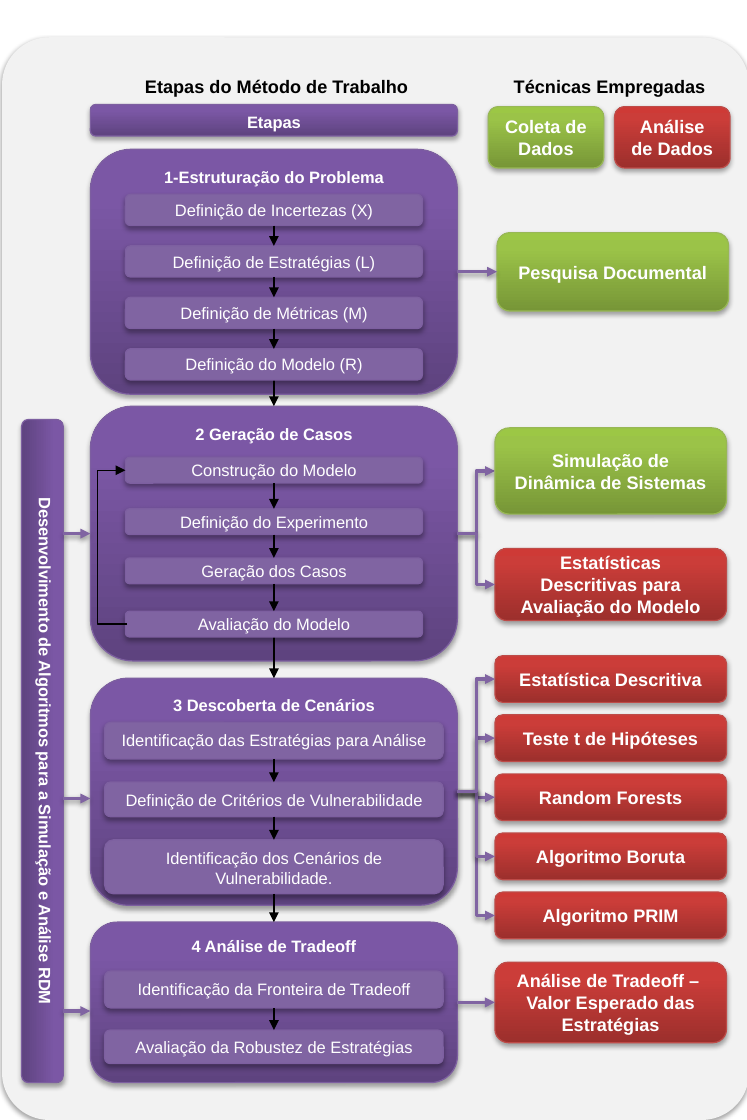
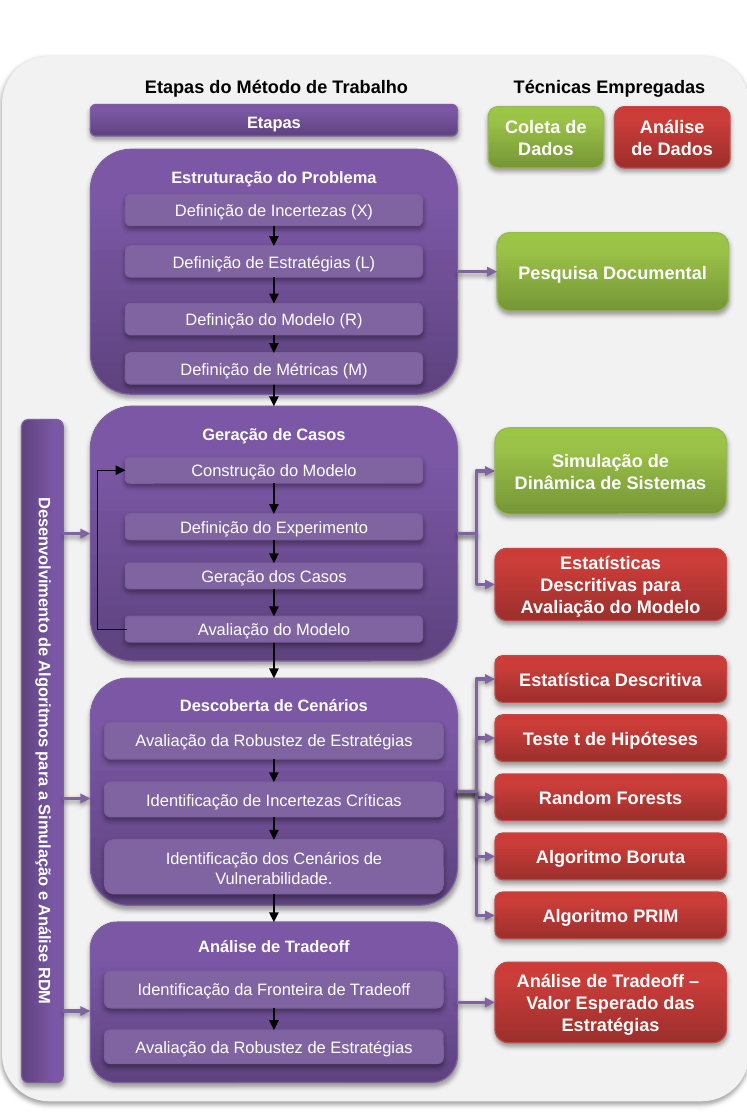
Before and after one commit to pedroliman/ms-rdm-dissertation, a slide deck: slide 9 of dissertacao-docs/apresentacoes/Dissertação - RDM - EMA - Imagens-Retrato.pptx. Drawn at 747x1120 pixels with LibreOffice and Linux fonts; fonts in the diff are those of the drawing. Boxes give left, top, right and bottom in pixels: in the first picture for what was removed or moved away, otherwise in the second. Text is boxed around its words. In the diff, an @@ line names an element or a change of style, - is before the commit and + after.

```diff
--- a/dissertacao-docs/apresentacoes/Dissertação - RDM - EMA - Imagens-Retrato.pptx
+++ b/dissertacao-docs/apresentacoes/Dissertação - RDM - EMA - Imagens-Retrato.pptx
@@ rounded rectangle: place and size @@
-rounded rectangle at (2, 37, 747, 1119)
+rounded rectangle at (2, 56, 747, 1102)
@@ text in rounded rectangle at (171, 171, 377, 187): text changed @@
-1-Estruturação do Problema
+Estruturação do Problema
@@ arrow moved from (274, 277) - (274, 298) to (274, 277) - (274, 304) @@
@@ rounded rectangle "Definição do Modelo (R)": place and size @@
-rounded rectangle "Definição do Modelo (R)" at (126, 349, 423, 379)
+rounded rectangle "Definição do Modelo (R)" at (126, 304, 423, 334)
@@ rounded rectangle "Definição de Métricas (M)": place and size @@
-rounded rectangle "Definição de Métricas (M)" at (126, 298, 423, 328)
+rounded rectangle "Definição de Métricas (M)" at (126, 353, 423, 384)
@@ 4 arrows, 3 rounded rectangles: place and size @@
-4 arrows, 3 rounded rectangles at (126, 328, 423, 638)
+4 arrows, 3 rounded rectangles at (126, 334, 423, 643)
@@ text in rounded rectangle at (202, 428, 345, 444): text changed @@
-2 Geração de Casos
+Geração de Casos
@@ elbow arrow moved from (127, 625) - (126, 471) to (127, 630) - (126, 471) @@
@@ arrow moved from (274, 484) - (274, 509) to (274, 484) - (274, 515) @@
@@ arrow moved from (274, 637) - (274, 678) to (274, 643) - (274, 678) @@
@@ text in rounded rectangle at (180, 699, 368, 711): text changed @@
-3 Descoberta de Cenários
+Descoberta de Cenários
@@ text in rounded rectangle at (135, 734, 412, 750): text changed @@
-Identificação das Estratégias para Análise
+Avaliação da Robustez de Estratégias
@@ text in rounded rectangle at (146, 794, 402, 809): text changed @@
-Definição de Critérios de Vulnerabilidade
+Identificação de Incertezas Críticas
@@ text in rounded rectangle at (198, 940, 350, 952): text changed @@
-4 Análise de Tradeoff
+Análise de Tradeoff
```
Also in this commit, not shown: 1 other slide changed, 1 other file.
